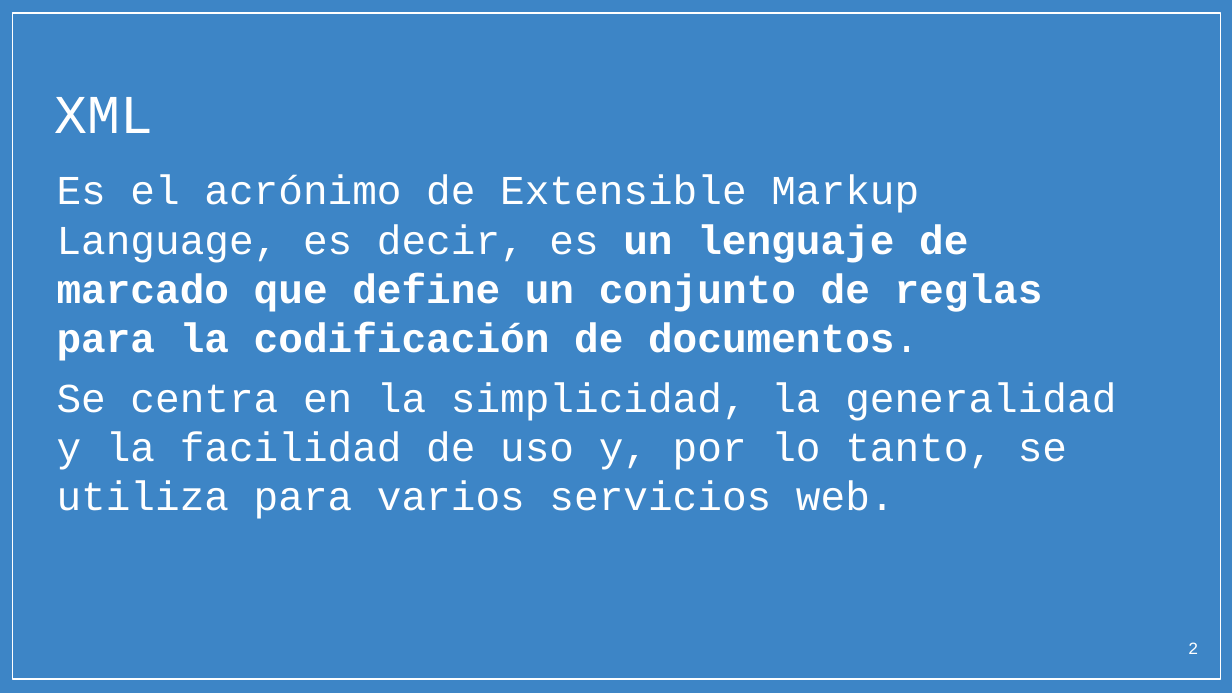
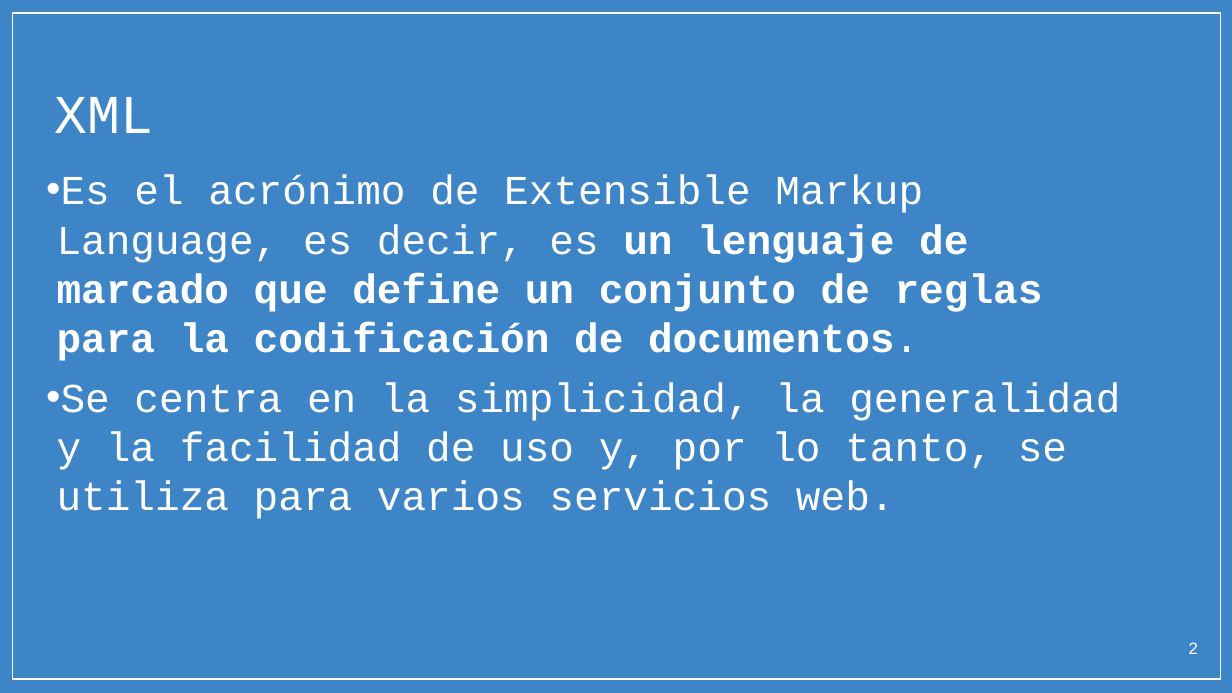
Before and after one commit to micarsan/DAW1-CSS_Avanzado, a slide deck: slide 2 of xml/PARTE_1_STORY_01_Y_02_XML_y_RSS.pptx. Drawn at 1232x693 pixels with LibreOffice and Linux fonts; fonts in the diff are those of the drawing; background and template pictures are left out. Boxes give left, top, right and bottom in pixels: in the first picture for what was removed or moved away, otherwise in the second. Text is boxed around its words. In the diff, an @@ line names an element or a change of style, - is before the commit and + after.

```diff
--- a/xml/PARTE_1_STORY_01_Y_02_XML_y_RSS.pptx
+++ b/xml/PARTE_1_STORY_01_Y_02_XML_y_RSS.pptx
@@ text "Es el acrónimo de Extensible ..." at box(57, 175, 1120, 519): bullet none to • @@
```
Also in this commit, not shown: 10 other slides changed, 4 slides added.
